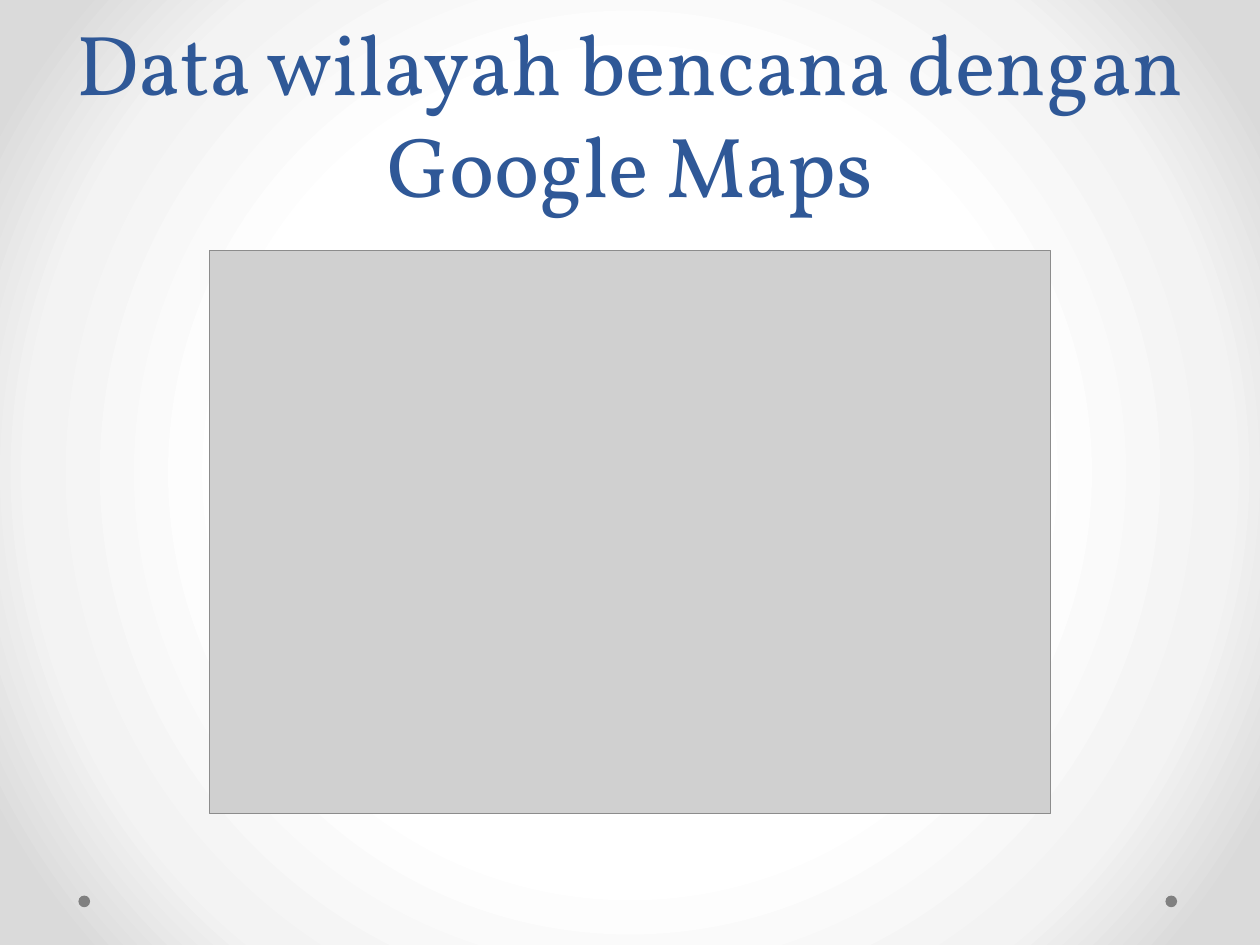
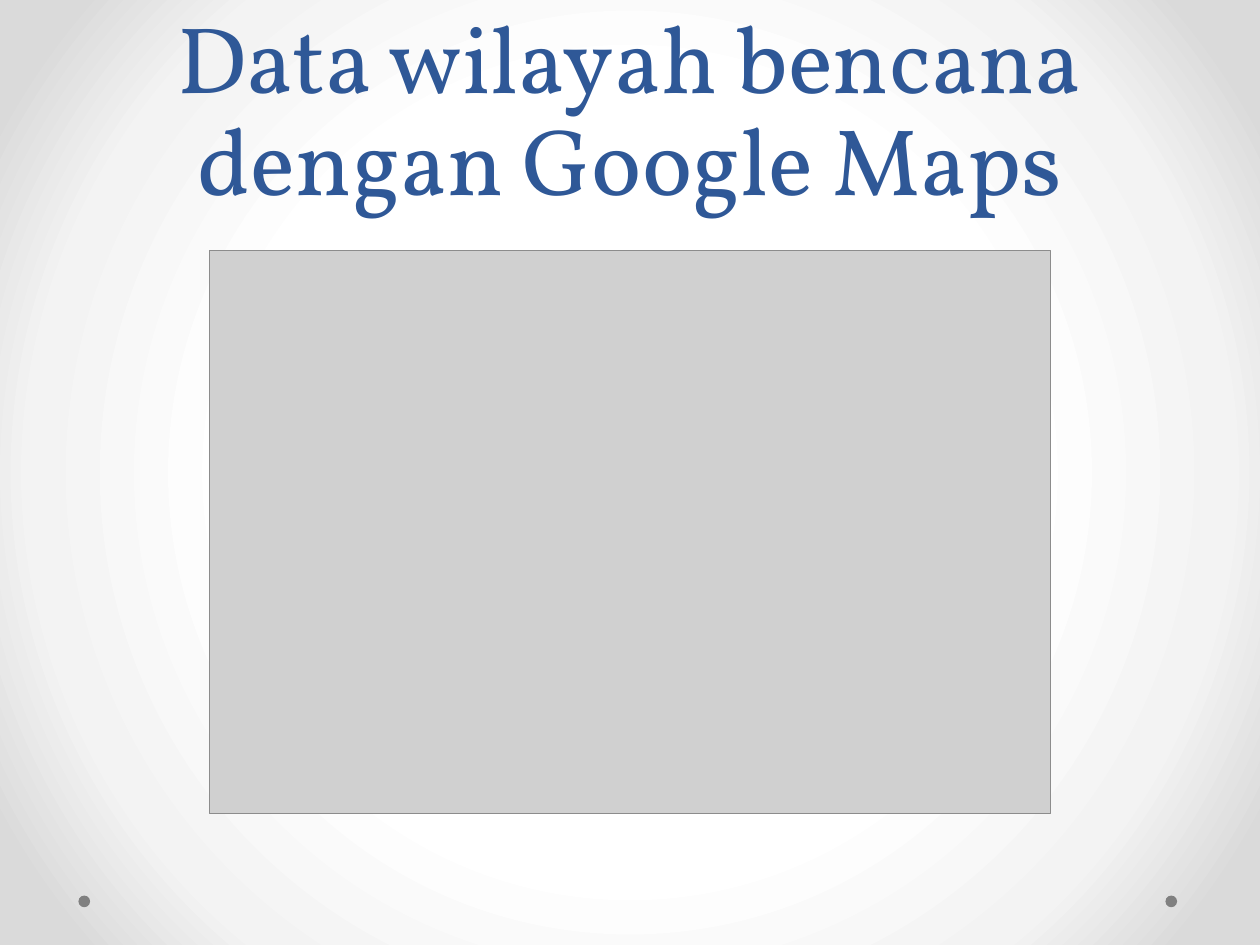
Before and after one commit to AirDinginMenyegarkan/OyiRepo, a slide deck: slide 10 of Data Dari Jurnal Teknologi Kebencanaan.pptx. Drawn at 1260x945 pixels with LibreOffice and Linux fonts; fonts in the diff are those of the drawing; grey boxes stand for pictures. Boxes give left, top, right and bottom in pixels: in the first picture for what was removed or moved away, otherwise in the second. Text is boxed around its words. In the diff, an @@ line names an element or a change of style, - is before the commit and + after.

Commit message:
Data Makalah Revisi 1

```diff
--- a/Data Dari Jurnal Teknologi Kebencanaan.pptx
+++ b/Data Dari Jurnal Teknologi Kebencanaan.pptx
@@ title "Data wilayah bencana dengan Google ..." at (x1=178, y1=25, x2=1082, y2=219): size 48.6 to 54 pt @@
```
Also in this commit, not shown: 1 other file.
